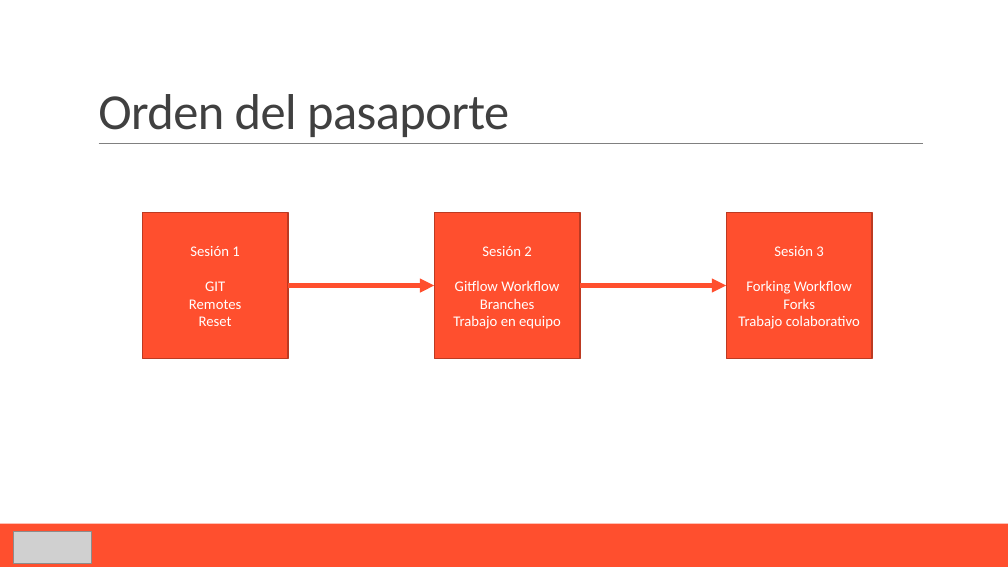
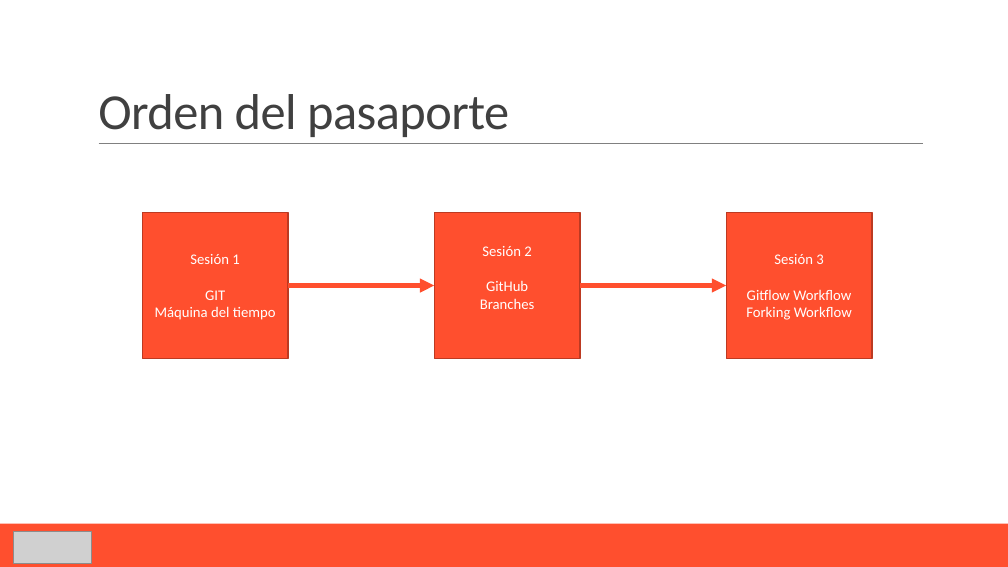
Before and after one commit to Domiciano/PasaporteGITIcesi, a slide deck: slide 18 of Sesión 1 - Máquina del tiempo/A1. Introducción.pptx. Drawn at 1008x567 pixels with LibreOffice and Linux fonts; fonts in the diff are those of the drawing; grey boxes stand for pictures. Boxes give left, top, right and bottom in pixels: in the first picture for what was removed or moved away, otherwise in the second. Text is boxed around its words. In the diff, an @@ line names an element or a change of style, - is before the commit and + after.

```diff
--- a/Sesión 1 - Máquina del tiempo/A1. Introducción.pptx
+++ b/Sesión 1 - Máquina del tiempo/A1. Introducción.pptx
@@ text in rectangle at bbox=[486, 281, 528, 291]: text changed @@
-Gitflow Workflow
+GitHub
@@ text in rectangle at bbox=[738, 299, 860, 329]: paragraphs removed @@
-Forks
-Trabajo colaborativo
@@ text in rectangle at bbox=[747, 290, 851, 300]: paragraph added @@
+Gitflow Workflow
@@ text in rectangle at bbox=[155, 306, 276, 320]: text changed @@
-Remotes
-Reset
+Máquina del tiempo
@@ text in rectangle at bbox=[453, 316, 561, 329]: paragraph removed @@
-Trabajo en equipo
```
Also in this commit, not shown: 2 other files.
